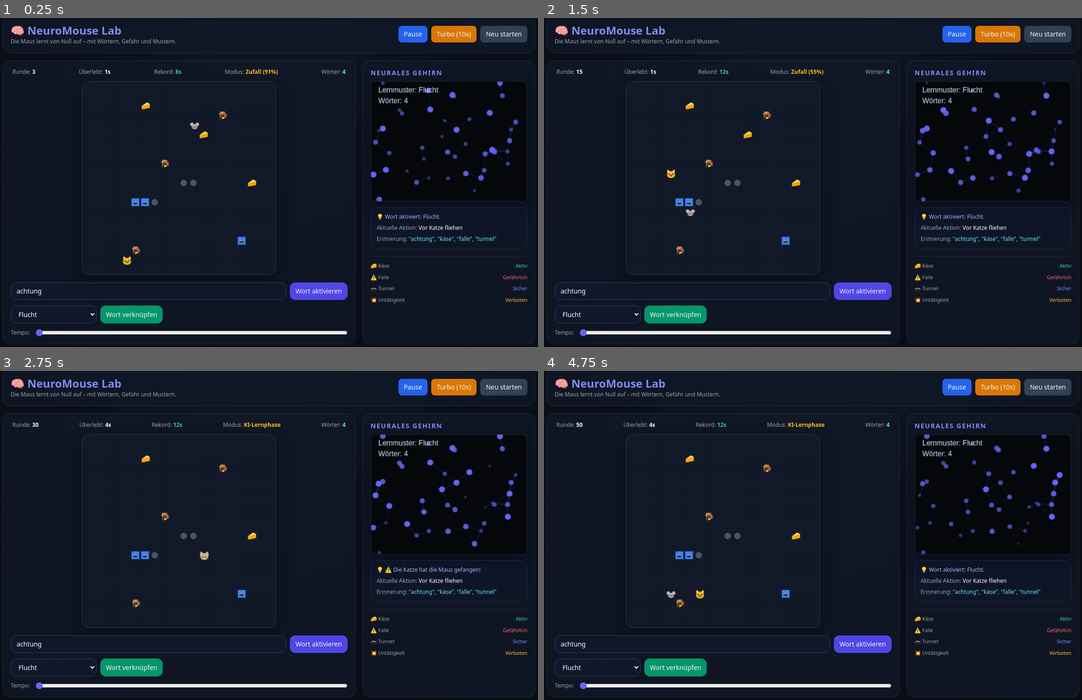
Above: before the commit, frames 1-4 (two rows, left to right).
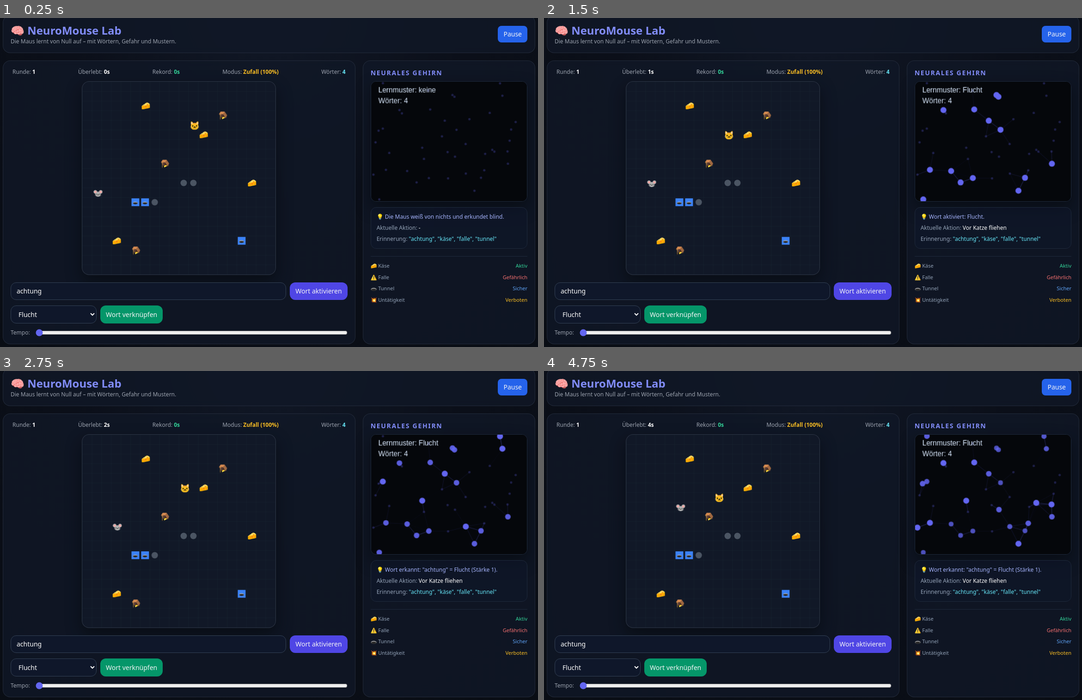
Above: after the commit, the same moments.

Repository: freddyoldb/neuro-mouse-game
Game: browser game, page index.html
Two runs of this game, one before a commit and one after it. Both use one fixed random seed, a clock stepped at 60 frames per second and the inputs below.
Inputs:
- Up to frame 1 (0.25 s): no input
- Up to frame 2 (1.5 s): tap Space at 1.1 s
- Up to frame 3 (2.75 s): tap Space at 1.6, 2.1, 2.6 s; click "Wort aktivieren" at 2.02 s
- Up to frame 4 (4.75 s): tap Space every 0.5 s from 3.1 to 4.6 s; click "Wort aktivieren" at 4.52 s

The runs differ from the first frame. In frame 1, 2.2% of the frame differs, in the area x 6-99%, y 2-76%; in frame 2, 2.0%; in frame 3, 2.2%; in frame 4, 2.2%.

Commit message:
Slow the mouse to one tile per second and remove manual reset controls so it's a shared public simulation.

Diff:
--- a/index.html
+++ b/index.html
@@ -34,8 +34,6 @@
 
       <div class="flex flex-wrap gap-2">
         <button id="btnPause" class="rounded-lg bg-blue-600 px-3 py-2 text-sm font-medium hover:bg-blue-500">Pause</button>
-        <button id="btnTurbo" class="rounded-lg bg-amber-600 px-3 py-2 text-sm font-medium hover:bg-amber-500">Turbo (10x)</button>
-        <button id="btnReset" class="rounded-lg bg-slate-700 px-3 py-2 text-sm font-medium hover:bg-slate-600">Neu starten</button>
       </div>
     </header>
 
@@ -104,6 +102,8 @@
     const GRID_SIZE = 20;
     const CELL_SIZE = canvas.width / GRID_SIZE;
 
+    const MOVE_INTERVAL_MS = 1000;
+    let lastMoveTs = 0;
     let isPaused = false;
     let isTurbo = false;
     let simSpeed = 1;
@@ -299,23 +299,6 @@
         : 'rounded-lg bg-blue-600 px-3 py-2 text-sm font-medium hover:bg-blue-500';
     });
 
-    document.getElementById('btnTurbo').addEventListener('click', () => {
-      isTurbo = !isTurbo;
-      document.getElementById('btnTurbo').className = isTurbo
-        ? 'rounded-lg bg-amber-400 text-black font-bold px-3 py-2 text-sm transition'
-        : 'rounded-lg bg-amber-600 px-3 py-2 text-sm font-medium hover:bg-amber-500';
-    });
-
-    document.getElementById('btnReset').addEventListener('click', () => {
-      survivalTime = 0;
-      bestRecord = 0;
-      runId = 1;
-      document.getElementById('lblRun').textContent = runId;
-      document.getElementById('lblRecord').textContent = '0s';
-      document.getElementById('lblTime').textContent = '0s';
-      spawnEntities();
-    });
-
     document.getElementById('btnTeach').addEventListener('click', teachWord);
     document.getElementById('btnTrigger').addEventListener('click', triggerWord);
     document.getElementById('wordInput').addEventListener('keydown', (e) => {
@@ -373,7 +356,7 @@
     function update() {
       if (isPaused) return;
 
-      const steps = isTurbo ? 12 : simSpeed;
+      const steps = isTurbo ? 1 : 1;
 
       for (let i = 0; i < steps; i++) {
         if (!mouse.alive) {
@@ -529,8 +512,11 @@
       bCtx.fillText(`Wörter: ${languageMemory.size}`, 12, 36);
     }
 
-    function loop() {
-      update();
+    function loop(ts) {
+      if (!isPaused && ts - lastMoveTs >= MOVE_INTERVAL_MS) {
+        update();
+        lastMoveTs = ts;
+      }
       draw();
       requestAnimationFrame(loop);
     }
@@ -542,7 +528,7 @@
     addWordAssociation('käse', 'cheese', 1);
     addWordAssociation('falle', 'trap', 1);
     addWordAssociation('tunnel', 'tunnel', 1);
-    loop();
+    requestAnimationFrame(loop);
   </script>
 </body>
 </html>
